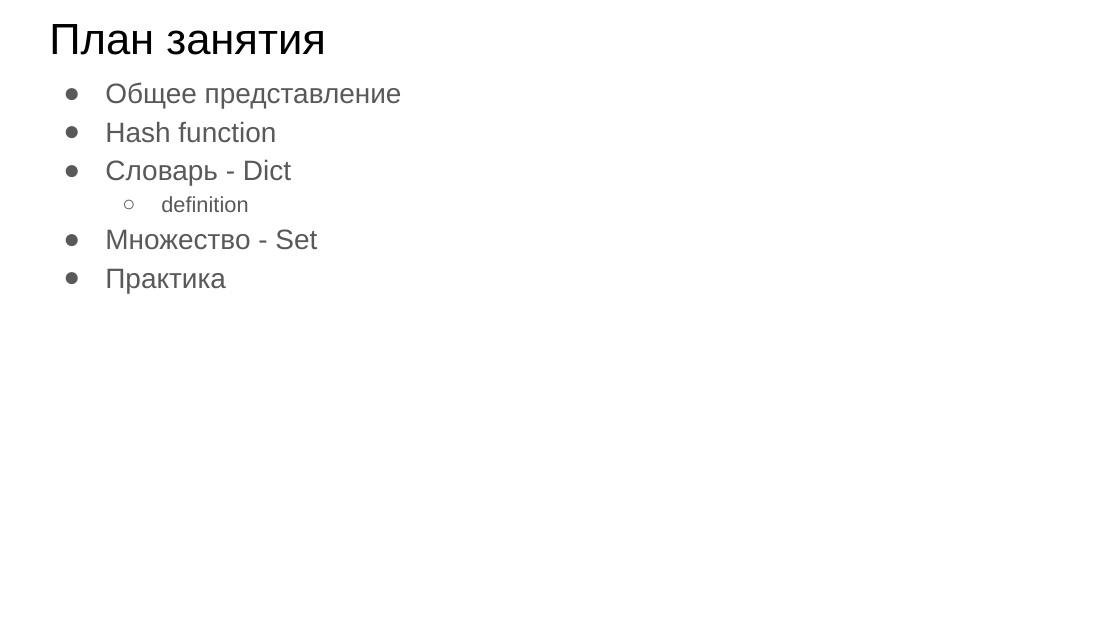
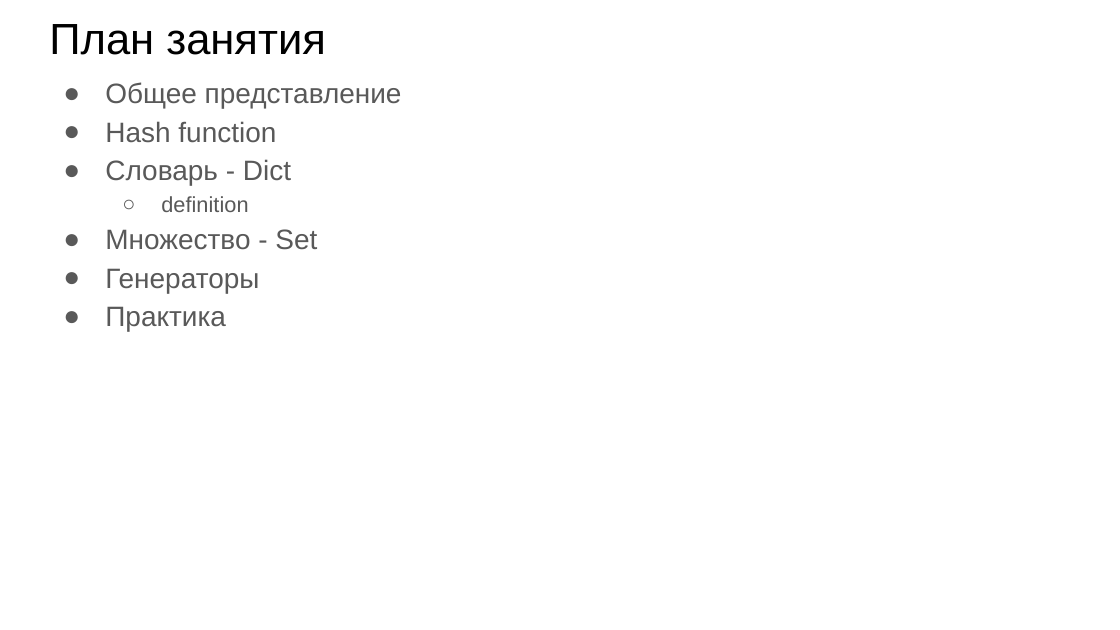
Before and after one commit to skhayrulin/python_course, a slide deck: slide 6 of lecture/Lecture6.pptx. Drawn at 1120x630 pixels with LibreOffice and Linux fonts; fonts in the diff are those of the drawing. Boxes give left, top, right and bottom in pixels: in the first picture for what was removed or moved away, otherwise in the second. Text is boxed around its words. In the diff, an @@ line names an element or a change of style, - is before the commit and + after.

```diff
--- a/lecture/Lecture6.pptx
+++ b/lecture/Lecture6.pptx
@@ text at <box>105,268,259,293</box>: paragraph added @@
+● Генераторы
```
Also in this commit, not shown: 3 other slides changed, 21 slides added, 1 slide removed, 1 other file.
